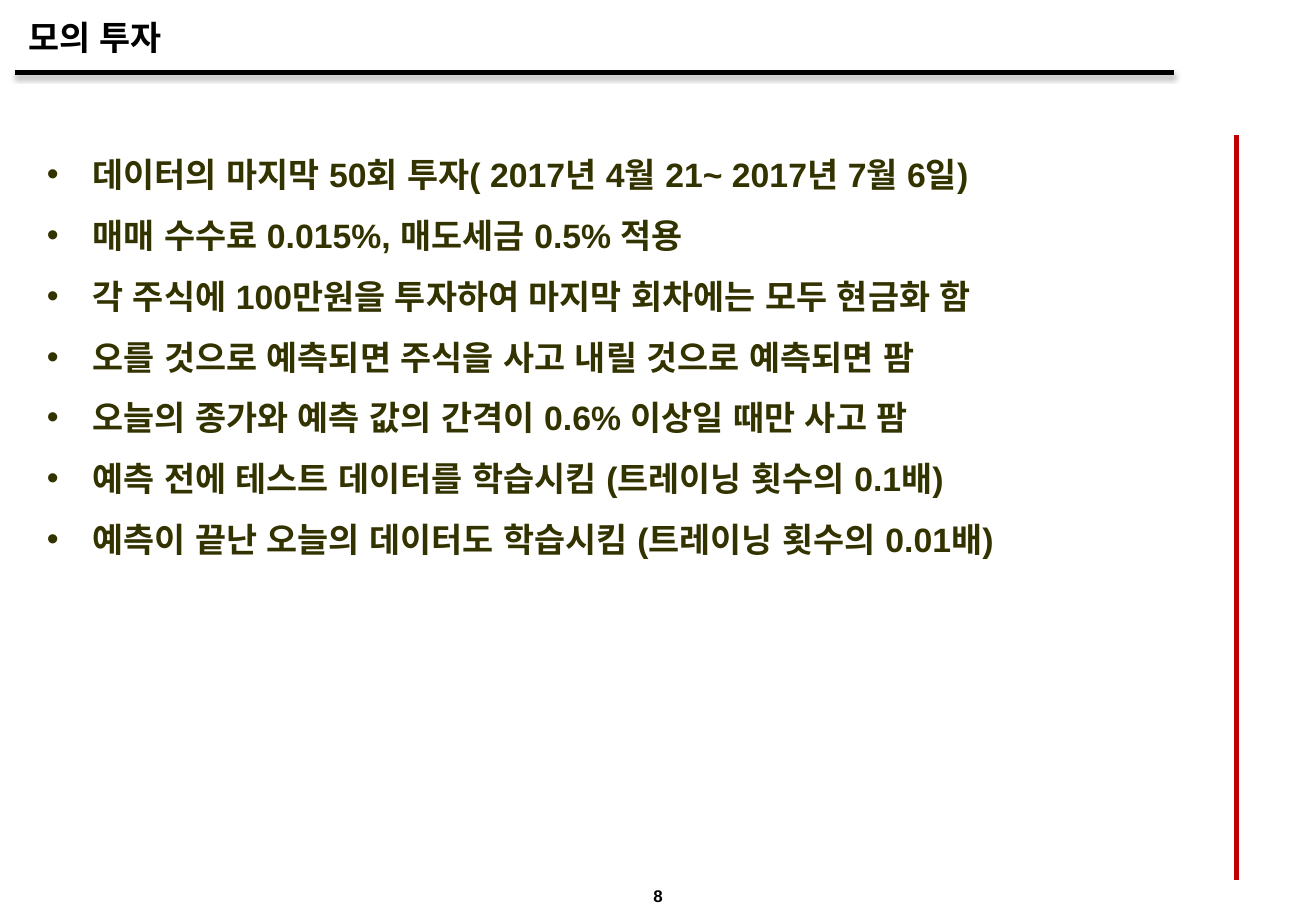
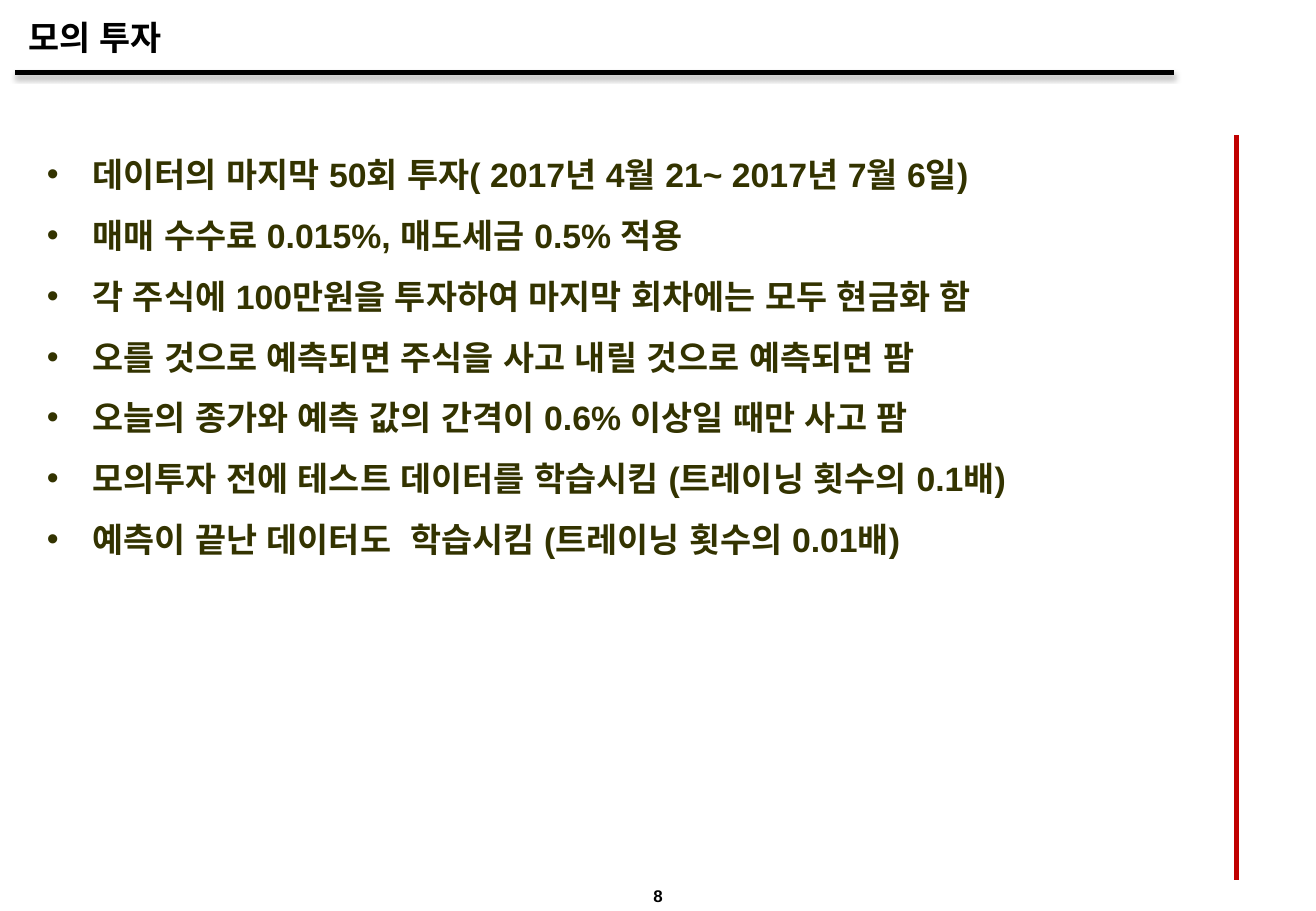
Before and after one commit to llejo3/deep-learning, a slide deck: slide 9 of stock_learning_rnn/DL Final Presentation_v3.pptx. Drawn at 1316x911 pixels with LibreOffice and Linux fonts; fonts in the diff are those of the drawing; background and template pictures are left out. Boxes give left, top, right and bottom in pixels: in the first picture for what was removed or moved away, otherwise in the second. Text is boxed around its words. In the diff, an @@ line names an element or a change of style, - is before the commit and + after.

```diff
--- a/stock_learning_rnn/DL Final Presentation_v3.pptx
+++ b/stock_learning_rnn/DL Final Presentation_v3.pptx
@@ text at (92,462,1006,559): text changed @@
-• 예측 전에 테스트 데이터를 학습시킴 (트레이닝 횟수의 0.1배)
-• 예측이 끝난 오늘의 데이터도 학습시킴 (트레이닝 횟수의 0.01배)
+• 모의투자 전에 테스트 데이터를 학습시킴 (트레이닝 횟수의 0.1배)
+• 예측이 끝난 데이터도 학습시킴 (트레이닝 횟수의 0.01배)
```
Also in this commit, not shown: 4 other slides changed.
